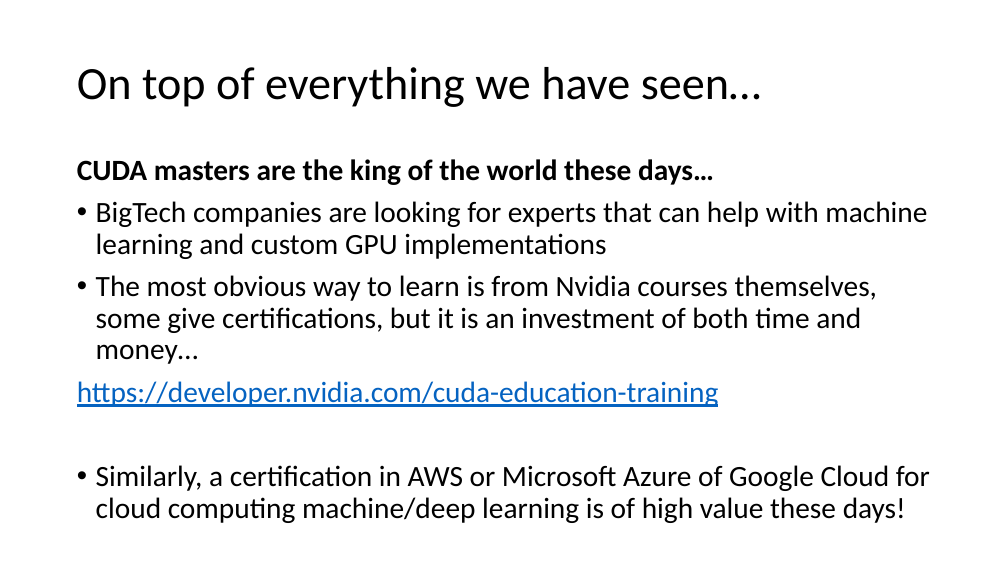
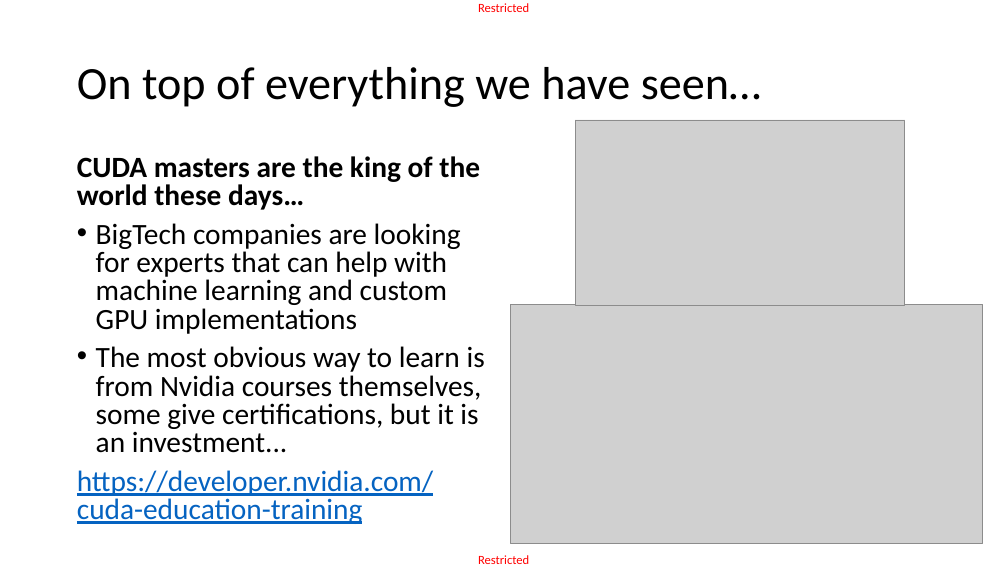
Before and after one commit to matthieudemari/SUTD_DL_50_039, a slide deck: slide 16 of W13/W13S1.pptx. Drawn at 1008x567 pixels with LibreOffice and Linux fonts; fonts in the diff are those of the drawing; grey boxes stand for pictures. Boxes give left, top, right and bottom in pixels: in the first picture for what was removed or moved away, otherwise in the second. Text is boxed around its words. In the diff, an @@ line names an element or a change of style, - is before the commit and + after.

Commit message:
Minor changes to W13 End slides, and W8S3 slides.

```diff
--- a/W13/W13S1.pptx
+++ b/W13/W13S1.pptx
@@ text added at (478, 3, 529, 12), 12 pt, text #FF0000 @@
+Restricted
@@ picture added at (575, 120, 905, 306) @@
@@ text at (77, 156, 480, 524): line spacing 0.9 to 0.8 @@
@@ picture added at (510, 304, 983, 544) @@
@@ text at (96, 346, 485, 453): text changed @@
-• The most obvious way to learn is from Nvidia courses themselves, some give certifications, but it is an investment of both time and money…
+• The most obvious way to learn is from Nvidia courses themselves, some give certifications, but it is an investment...
@@ text at (96, 465, 930, 523): paragraph removed @@
-• Similarly, a certification in AWS or Microsoft Azure of Google Cloud for cloud computing machine/deep learning is of high value these days!
@@ text added at (478, 555, 529, 564), 12 pt, text #FF0000 @@
+Restricted
```
Also in this commit, not shown: 28 other slides changed, 1 slide added, 1 other file.
